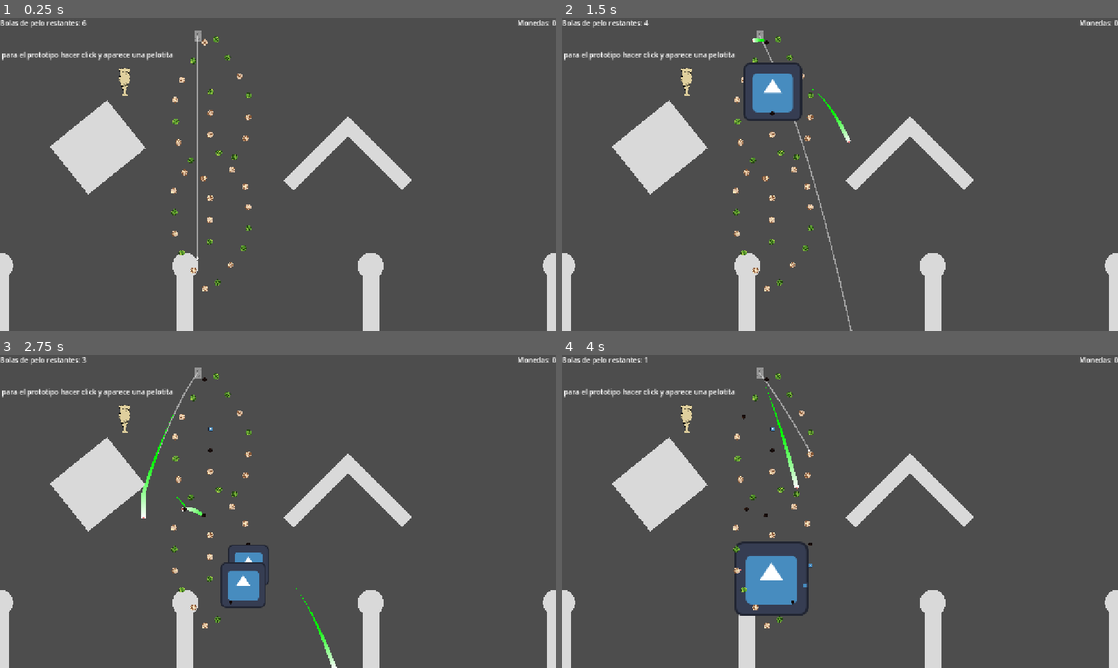
Above: before the commit, frames 1-4 (two rows, left to right).
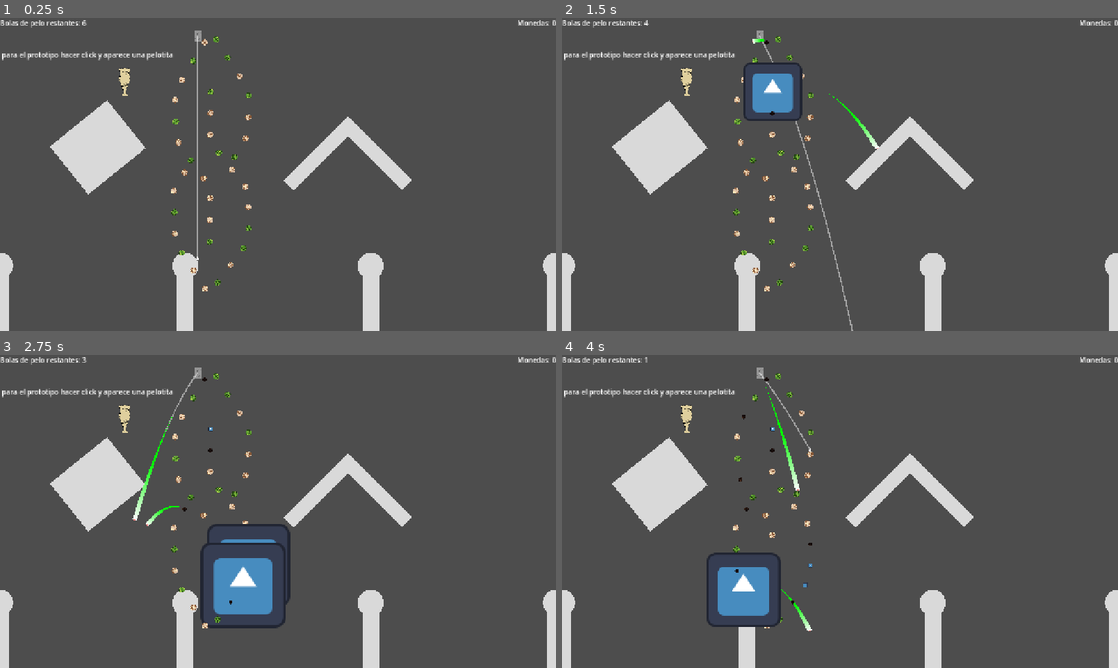
Above: after the commit, the same moments.

Repository: Markynico/LUJ-2026
Game: Godot game, scene res://escenas/prueba_escena.tscn
Two runs of this game, one before a commit and one after it. Both use one fixed random seed, a clock stepped at 60 frames per second and the inputs below. The engine's default icon, where the game draws it, is replaced by a stand-in: a white triangle on a blue panel in a dark square. Sound files missing from this copy of the repository are replaced by a short silence.
Inputs (mouse positions are in pixels of both pictures, inside the frame that each line leads up to):
- Up to frame 1 (0.25 s): no input
- Up to frame 2 (1.5 s): tap Y at 0.5, 1.25 s; drag from (795, 158) to (895, 105) at 0.52 s; drag from (823, 102) to (812, 237) at 1.27 s
- Up to frame 3 (2.75 s): tap Y at 2 s; move the mouse to (139, 445) at 2.02 s; click (139, 445) at 2.17 s
- Up to frame 4 (4 s): tap Y at 2.75, 3.5 s; drag from (706, 524) to (812, 564) at 2.77 s; drag from (806, 477) to (867, 511) at 3.52 s

The runs differ from the first frame. In frame 1, less than 0.1% of the frame differs, in the area x 35-36%, y 76-78%; in frame 2, 0.4%; in frame 3, 3.0%, in the area x 23-61%, y 6-100%; in frame 4, 2.8%.

Commit message:
trayectoria fix

Diff:
--- a/luj-2026/escenas/bola_de_pelos.tscn
+++ b/luj-2026/escenas/bola_de_pelos.tscn
@@ -26,6 +26,9 @@
 efectos = Array[ExtResource("3_mfh0k")]([SubResource("Resource_0ct46")])
 metadata/_custom_type_script = "uid://c7ogyqxnq7236"
 
+[sub_resource type="PhysicsMaterial" id="PhysicsMaterial_bola"]
+friction = 0.0
+
 [sub_resource type="CircleShape2D" id="CircleShape2D_37ege"]
 radius = 3.0
 
@@ -33,6 +36,9 @@
 z_index = 1
 collision_layer = 4
 collision_mask = 19
+physics_material_override = SubResource("PhysicsMaterial_bola")
+linear_damp_mode = 1
+linear_damp = 0.0
 input_pickable = true
 continuous_cd = 2
 contact_monitor = true
--- a/luj-2026/escenas/prueba_escena.tscn
+++ b/luj-2026/escenas/prueba_escena.tscn
@@ -17,6 +17,8 @@
 
 [node name="Gato" parent="." unique_id=69399080 node_paths=PackedStringArray("game_manager") instance=ExtResource("2_3a2ma")]
 position = Vector2(455, 41)
+collision_layer = 1
+collision_mask = 1
 game_manager = NodePath("../GameManager")
 
 [node name="CanvasLayer" type="CanvasLayer" parent="." unique_id=2101704717]
@@ -36,211 +38,211 @@
 [node name="Pelotita_estatica_prueba" parent="pelotitas de prueba" unique_id=1399652072 instance=ExtResource("4_qjisj")]
 visible = false
 position = Vector2(316, 416)
-collision_layer = 0
-collision_mask = 0
+scale = Vector2(0.35, 0.35)
+collision_layer = 0
 script = null
 
 [node name="Pelotita_estatica_prueba2" parent="pelotitas de prueba" unique_id=97392058 instance=ExtResource("4_qjisj")]
 visible = false
 position = Vector2(391, 414)
-collision_layer = 0
-collision_mask = 0
+scale = Vector2(0.35, 0.35)
+collision_layer = 0
 script = null
 
 [node name="Pelotita_estatica_prueba3" parent="pelotitas de prueba" unique_id=299867459 instance=ExtResource("4_qjisj")]
 visible = false
 position = Vector2(485, 382)
-collision_layer = 0
-collision_mask = 0
+scale = Vector2(0.35, 0.35)
+collision_layer = 0
 script = null
 
 [node name="Pelotita_estatica_prueba4" parent="pelotitas de prueba" unique_id=1560412993 instance=ExtResource("4_qjisj")]
 visible = false
 position = Vector2(575, 410)
-collision_layer = 0
-collision_mask = 0
+scale = Vector2(0.35, 0.35)
+collision_layer = 0
 script = null
 
 [node name="Pelotita_estatica_prueba5" parent="pelotitas de prueba" unique_id=1302094454 instance=ExtResource("4_qjisj")]
 visible = false
 position = Vector2(674, 380)
-collision_layer = 0
-collision_mask = 0
+scale = Vector2(0.35, 0.35)
+collision_layer = 0
 script = null
 
 [node name="Pelotita_estatica_prueba6" parent="pelotitas de prueba" unique_id=1145472262 instance=ExtResource("4_qjisj")]
 visible = false
 position = Vector2(745, 425)
-collision_layer = 0
-collision_mask = 0
+scale = Vector2(0.35, 0.35)
+collision_layer = 0
 script = null
 
 [node name="Pelotita_estatica_prueba7" parent="pelotitas de prueba" unique_id=888120480 instance=ExtResource("4_qjisj")]
 visible = false
 position = Vector2(824, 382)
-collision_layer = 0
-collision_mask = 0
+scale = Vector2(0.35, 0.35)
+collision_layer = 0
 script = null
 
 [node name="Pelotita_estatica_prueba8" parent="pelotitas de prueba" unique_id=656634429 instance=ExtResource("4_qjisj")]
 visible = false
 position = Vector2(908, 451)
-collision_layer = 0
-collision_mask = 0
+scale = Vector2(0.35, 0.35)
+collision_layer = 0
 script = null
 
 [node name="Pelotita_estatica_prueba9" parent="pelotitas de prueba" unique_id=2035229286 instance=ExtResource("4_qjisj")]
 visible = false
 position = Vector2(734, 505)
-collision_layer = 0
-collision_mask = 0
+scale = Vector2(0.35, 0.35)
+collision_layer = 0
 script = null
 
 [node name="Pelotita_estatica_prueba10" parent="pelotitas de prueba" unique_id=1202110764 instance=ExtResource("4_qjisj")]
 visible = false
 position = Vector2(614, 520)
-collision_layer = 0
-collision_mask = 0
+scale = Vector2(0.35, 0.35)
+collision_layer = 0
 script = null
 
 [node name="Pelotita_estatica_prueba11" parent="pelotitas de prueba" unique_id=1109734897 instance=ExtResource("4_qjisj")]
 visible = false
 position = Vector2(477, 535)
-collision_layer = 0
-collision_mask = 0
+scale = Vector2(0.35, 0.35)
+collision_layer = 0
 script = null
 
 [node name="Pelotita_estatica_prueba12" parent="pelotitas de prueba" unique_id=451839941 instance=ExtResource("4_qjisj")]
 visible = false
 position = Vector2(370, 544)
-collision_layer = 0
-collision_mask = 0
+scale = Vector2(0.35, 0.35)
+collision_layer = 0
 script = null
 
 [node name="Pelotita_estatica_prueba13" parent="pelotitas de prueba" unique_id=1035051354 instance=ExtResource("4_qjisj")]
 visible = false
 position = Vector2(319, 355)
-collision_layer = 0
-collision_mask = 0
+scale = Vector2(0.35, 0.35)
+collision_layer = 0
 script = null
 
 [node name="Pelotita_estatica_prueba14" parent="pelotitas de prueba" unique_id=303894575 instance=ExtResource("4_qjisj")]
 visible = false
 position = Vector2(270, 357)
-collision_layer = 0
-collision_mask = 0
+scale = Vector2(0.35, 0.35)
+collision_layer = 0
 script = null
 
 [node name="Pelotita_estatica_prueba15" parent="pelotitas de prueba" unique_id=1266513723 instance=ExtResource("4_qjisj")]
 visible = false
 position = Vector2(287, 303)
-collision_layer = 0
-collision_mask = 0
+scale = Vector2(0.35, 0.35)
+collision_layer = 0
 script = null
 
 [node name="Pelotita_estatica_prueba16" parent="pelotitas de prueba" unique_id=1101442520 instance=ExtResource("4_qjisj")]
 visible = false
 position = Vector2(435, 288)
-collision_layer = 0
-collision_mask = 0
+scale = Vector2(0.35, 0.35)
+collision_layer = 0
 script = null
 
 [node name="Pelotita_estatica_prueba17" parent="pelotitas de prueba" unique_id=474351598 instance=ExtResource("4_qjisj")]
 visible = false
 position = Vector2(574, 303)
-collision_layer = 0
-collision_mask = 0
+scale = Vector2(0.35, 0.35)
+collision_layer = 0
 script = null
 
 [node name="Pelotita_estatica_prueba18" parent="pelotitas de prueba" unique_id=1291736645 instance=ExtResource("4_qjisj")]
 visible = false
 position = Vector2(695, 282)
-collision_layer = 0
-collision_mask = 0
+scale = Vector2(0.35, 0.35)
+collision_layer = 0
 script = null
 
 [node name="Pelotita_estatica_prueba19" parent="pelotitas de prueba" unique_id=1776732831 instance=ExtResource("4_qjisj")]
 visible = false
 position = Vector2(806, 278)
-collision_layer = 0
-collision_mask = 0
+scale = Vector2(0.35, 0.35)
+collision_layer = 0
 script = null
 
 [node name="Pelotita_estatica_prueba20" parent="pelotitas de prueba" unique_id=96843228 instance=ExtResource("4_qjisj")]
 visible = false
 position = Vector2(905, 284)
-collision_layer = 0
-collision_mask = 0
+scale = Vector2(0.35, 0.35)
+collision_layer = 0
 script = null
 
 [node name="Pelotita_estatica_prueba21" parent="pelotitas de prueba" unique_id=1135782096 instance=ExtResource("4_qjisj")]
 visible = false
 position = Vector2(961, 333)
-collision_layer = 0
-collision_mask = 0
+scale = Vector2(0.35, 0.35)
+collision_layer = 0
 script = null
 
 [node name="Pelotita_estatica_prueba22" parent="pelotitas de prueba" unique_id=108318314 instance=ExtResource("4_qjisj")]
 visible = false
 position = Vector2(985, 436)
-collision_layer = 0
-collision_mask = 0
+scale = Vector2(0.35, 0.35)
+collision_layer = 0
 script = null
 
 [node name="Pelotita_estatica_prueba23" parent="pelotitas de prueba" unique_id=1843559432 instance=ExtResource("4_qjisj")]
 visible = false
 position = Vector2(861, 565)
-collision_layer = 0
-collision_mask = 0
+scale = Vector2(0.35, 0.35)
+collision_layer = 0
 script = null
 
 [node name="Pelotita_estatica_prueba24" parent="pelotitas de prueba" unique_id=208112070 instance=ExtResource("4_qjisj")]
 visible = false
 position = Vector2(752, 610)
-collision_layer = 0
-collision_mask = 0
+scale = Vector2(0.35, 0.35)
+collision_layer = 0
 script = null
 
 [node name="Pelotita_estatica_prueba25" parent="pelotitas de prueba" unique_id=1414045852 instance=ExtResource("4_qjisj")]
 visible = false
 position = Vector2(675, 608)
-collision_layer = 0
-collision_mask = 0
+scale = Vector2(0.35, 0.35)
+collision_layer = 0
 script = null
 
 [node name="Pelotita_estatica_prueba26" parent="pelotitas de prueba" unique_id=851860470 instance=ExtResource("4_qjisj")]
 visible = false
 position = Vector2(581, 597)
-collision_layer = 0
-collision_mask = 0
+scale = Vector2(0.35, 0.35)
+collision_layer = 0
 script = null
 
 [node name="Pelotita_estatica_prueba27" parent="pelotitas de prueba" unique_id=866142204 instance=ExtResource("4_qjisj")]
 visible = false
 position = Vector2(455, 606)
-collision_layer = 0
-collision_mask = 0
+scale = Vector2(0.35, 0.35)
+collision_layer = 0
 script = null
 
 [node name="Pelotita_estatica_prueba28" parent="pelotitas de prueba" unique_id=1764410896 instance=ExtResource("4_qjisj")]
 visible = false
 position = Vector2(470, 465)
-collision_layer = 0
-collision_mask = 0
+scale = Vector2(0.35, 0.35)
+collision_layer = 0
 script = null
 
 [node name="Pelotita_estatica_prueba29" parent="pelotitas de prueba" unique_id=1993582750 instance=ExtResource("4_qjisj")]
 visible = false
 position = Vector2(959, 521)
-collision_layer = 0
-collision_mask = 0
+scale = Vector2(0.35, 0.35)
+collision_layer = 0
 script = null
 
 [node name="Pelotita_estatica_prueba30" parent="pelotitas de prueba" unique_id=1462179173 instance=ExtResource("4_qjisj")]
 visible = false
 position = Vector2(264, 530)
-collision_layer = 0
-collision_mask = 0
+scale = Vector2(0.35, 0.35)
+collision_layer = 0
 script = null
 
 [node name="CargadorDeNivel" type="Node2D" parent="." unique_id=2005064664]
@@ -250,5 +252,7 @@
 
 [node name="ItemReliquia" parent="." unique_id=1618766747 instance=ExtResource("7_vyirj")]
 position = Vector2(288, 146)
+collision_layer = 1
+collision_mask = 1
 reliquia = ExtResource("8_6avbl")
 "tamaño_icono" = 80.0
--- a/luj-2026/scripts/bola_de_pelos.gd
+++ b/luj-2026/scripts/bola_de_pelos.gd
@@ -19,6 +19,31 @@
 func _ready() -> void:
 	estela_movimiento.gradient = tipo_pelotita.colores_estela
 	sprite_bola.texture = tipo_pelotita.textura
+
+func normal_de_contacto(objeto : Node2D) -> Vector2:
+	var estado : PhysicsDirectBodyState2D = PhysicsServer2D.body_get_direct_state(get_rid())
+	var normal : Vector2
+	for i in estado.get_contact_count():
+		if estado.get_contact_collider_object(i) == objeto:
+			normal = estado.get_contact_local_normal(i)
+			if normal.dot(global_position - estado.get_contact_local_position(i)) < 0.0:
+				normal = -normal
+			return normal
+	return objeto.global_position.direction_to(global_position)
+
+func separar_del_contacto(objeto : Node2D) -> void:
+	var estado : PhysicsDirectBodyState2D = PhysicsServer2D.body_get_direct_state(get_rid())
+	var radio : float = $CollisionShape2D.shape.radius
+	var normal : Vector2
+	var punto : Vector2
+	for i in estado.get_contact_count():
+		if estado.get_contact_collider_object(i) == objeto:
+			punto = estado.get_contact_local_position(i)
+			normal = normal_de_contacto(objeto)
+			if (global_position - punto).length() < radio:
+				estado.transform.origin = punto + normal * radio
+				global_position = punto + normal * radio
+			return
 
 func _on_body_shape_entered(body_rid: RID, body: Node, body_shape_index: int, local_shape_index: int) -> void:
 	if body is BolaDePelos: #evito rebote con otras bolas de pelos
--- a/luj-2026/scripts/datos_disparo.gd
+++ b/luj-2026/scripts/datos_disparo.gd
@@ -4,6 +4,7 @@
 var velocidad_inicial : Vector2 = Vector2.ZERO
 var gravedad : Vector2 = Vector2(0, ProjectSettings.get_setting("physics/2d/default_gravity"))
 var fuerza_rebote : float = 200.0
-var rebotes : int = 1
-var pasos : int = 40
-var intervalo : float = 0.05
+var factor_friccion : float = 1.0
+var rebotes : int = 0
+var pasos : int = 120
+var intervalo : float = 1.0 / 60.0
--- a/luj-2026/scripts/disparador_pelotita.gd
+++ b/luj-2026/scripts/disparador_pelotita.gd
@@ -8,6 +8,8 @@
 ##multiplicador de fuerza que se aplica para empujar la pelotita, se usa para multiplicar a la velocidad inicial (velocidad inicial se da por que tan lejos esta el mouse del michi)
 
 @export var fuerza_disparo : float = 2.0
+##velocidad maxima a la que puede salir la bola
+@export var velocidad_maxima : float = 1200.0
 var velocidad_inicial : Vector2
 var posicion_mouse : Vector2
 var bolitas_creadas : int = 0
@@ -27,7 +29,7 @@
 
 func preparar_datos_disparo() -> DatosDisparo:
 	var datos : DatosDisparo = DatosDisparo.new()
-	datos.velocidad_inicial = -velocidad_inicial
+	datos.velocidad_inicial = (-velocidad_inicial).limit_length(velocidad_maxima)
 	ReliquiasManager.al_preparar_disparo(datos)
 	return datos
 
--- a/luj-2026/scripts/pelotitas_custom/efectos_pelotita.gd
+++ b/luj-2026/scripts/pelotitas_custom/efectos_pelotita.gd
@@ -14,9 +14,11 @@
 
 ##no es necesario que se sobre escriba, pero la dejo aca por si queremos evitar escribir mil veces la misma funcion para un simple rebote
 func rebote_simple(pelotita : BolaDePelos ,objeto_a_impactar : Node2D):
-	var normal = pelotita.global_position.direction_to(objeto_a_impactar.global_position)
+	var normal : Vector2 = pelotita.normal_de_contacto(objeto_a_impactar)
+	var fuerza : float = fuerza_rebote
+	pelotita.separar_del_contacto(objeto_a_impactar)
 	if objeto_a_impactar is Ovillo:
-		fuerza_rebote += objeto_a_impactar.tipo_ovillo.rebote_extra #para q se sume el rebote de la pelotita + el rebote del ovillo (si es q corresponde)
+		fuerza += objeto_a_impactar.tipo_ovillo.rebote_extra #para q se sume el rebote de la pelotita + el rebote del ovillo (si es q corresponde)
 	if objeto_a_impactar.has_method("recibir_impacto"):
 		objeto_a_impactar.recibir_impacto()
-	pelotita.apply_central_impulse(-normal * fuerza_rebote)
+	pelotita.apply_central_impulse(normal * fuerza)
--- a/luj-2026/scripts/trayectoria_disparo.gd
+++ b/luj-2026/scripts/trayectoria_disparo.gd
@@ -54,7 +54,9 @@
 	var puntos : PackedVector2Array = PackedVector2Array()
 	var posicion : Vector2 = disparador.global_position
 	var velocidad : Vector2 = datos.velocidad_inicial
+	var rebotes_restantes : int = datos.rebotes
 	var movimiento : Vector2
+	var normal : Vector2
 	detector.global_position = posicion
 	puntos.append(posicion)
 	for i in datos.pasos:
@@ -63,11 +65,18 @@
 		detector.target_position = movimiento
 		detector.force_shapecast_update()
 		if detector.is_colliding():
-			centro_impacto = posicion + movimiento * detector.get_closest_collision_safe_fraction()
+			posicion += movimiento * detector.get_closest_collision_safe_fraction()
+			puntos.append(posicion)
+			centro_impacto = posicion
 			hay_impacto = true
-			puntos.append(centro_impacto)
-			break
-		posicion += movimiento
-		puntos.append(posicion)
+			if rebotes_restantes <= 0:
+				break
+			rebotes_restantes -= 1
+			normal = detector.get_collision_normal(0)
+			velocidad = velocidad.slide(normal) * datos.factor_friccion + normal * datos.fuerza_rebote
+			posicion += normal * 0.5
+		else:
+			posicion += movimiento
+			puntos.append(posicion)
 		detector.global_position = posicion
 	return puntos
